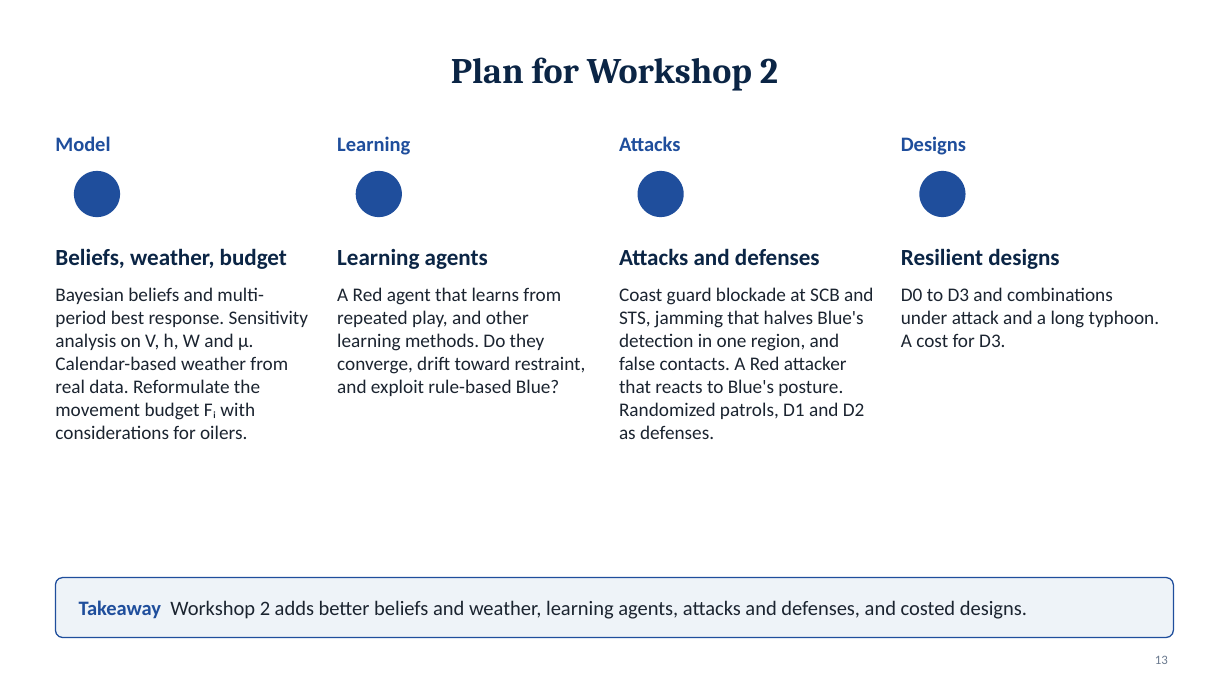
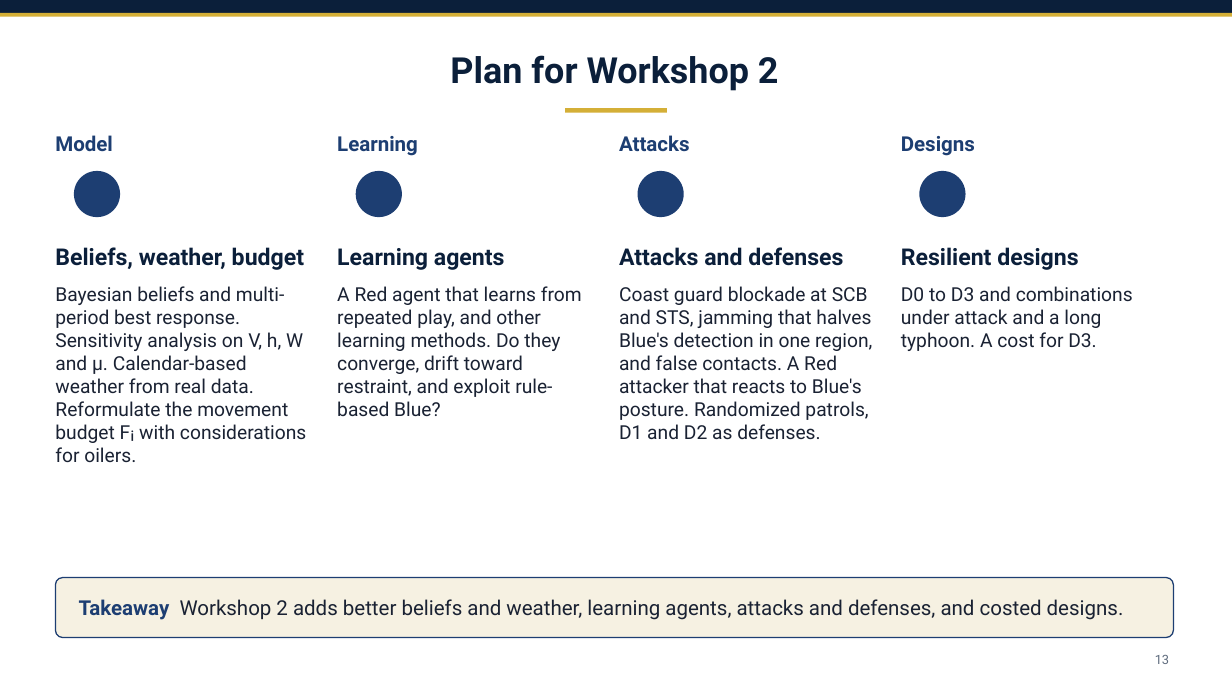
Before and after one commit to draggin-anchor/6.S974-Wargaming-Term-Project, a slide deck: slide 13 of deliverables/02-workshop1-slides.pptx. Drawn at 1232x693 pixels with LibreOffice and Linux fonts; fonts in the diff are those of the drawing. Boxes give left, top, right and bottom in pixels: in the first picture for what was removed or moved away, otherwise in the second. Text is boxed around its words. In the diff, an @@ line names an element or a change of style, - is before the commit and + after.

Commit message:
Workshop 1 slides: navy and gold theme, Franklin Gothic, destroyer title photo
Title photo is USS Kidd (DDG 100) underway in the Pacific, U.S. Navy photo 110518-N-OI955-090 (public domain).

```diff
--- a/deliverables/02-workshop1-slides.pptx
+++ b/deliverables/02-workshop1-slides.pptx
@@ rectangle added at box(0, 0, 1232, 13), fill #0B1F3A @@
@@ rectangle added at box(0, 13, 1232, 17), fill #D4AF37 @@
@@ title "Plan for Workshop 2" at box(450, 55, 779, 91): font Cambria to Roboto, text colour #0B2545 to #0B1F3A @@
@@ rectangle added at box(566, 108, 667, 113), fill #D4AF37 @@
@@ font Calibri to Roboto, text colour #1F4E9C to #1D3E72 in 4 elements at box(55, 135, 113, 151), box(337, 136, 418, 156), box(619, 135, 690, 151), box(901, 136, 975, 156) @@
@@ fill #1F4E9C to #1D3E72 in 4 elements at box(74, 171, 120, 217), box(356, 171, 402, 217), box(638, 171, 684, 217), box(920, 171, 966, 217) @@
@@ font Calibri to Roboto, text colour #0B2545 to #0B1F3A in 4 elements at box(55, 247, 304, 270), box(337, 248, 505, 270), box(619, 247, 843, 266), box(901, 247, 1078, 270) @@
@@ font Calibri to Roboto, text colour #1B2430 to #1A2233 in 4 elements at box(55, 286, 306, 462), box(337, 286, 582, 416), box(619, 286, 872, 439), box(901, 286, 1133, 351) @@
@@ rounded rectangle at box(55, 578, 1174, 638): fill #EEF3F8 to #F6F1E2; outline #1F4E9C 1 pt to #1D3E72 1 pt @@
@@ text "Takeaway Workshop 2 adds better ..." at box(79, 599, 1124, 620): font Calibri to Roboto, text colour #1B2430 to #1A2233; text colour #1F4E9C to #1D3E72 in "Takeaway" @@
@@ page number at box(1155, 655, 1169, 664): font Calibri to Roboto, text colour #6B7A8F to #5E6B7D @@
```
Also in this commit, not shown: 12 other slides changed, 2 other files.
